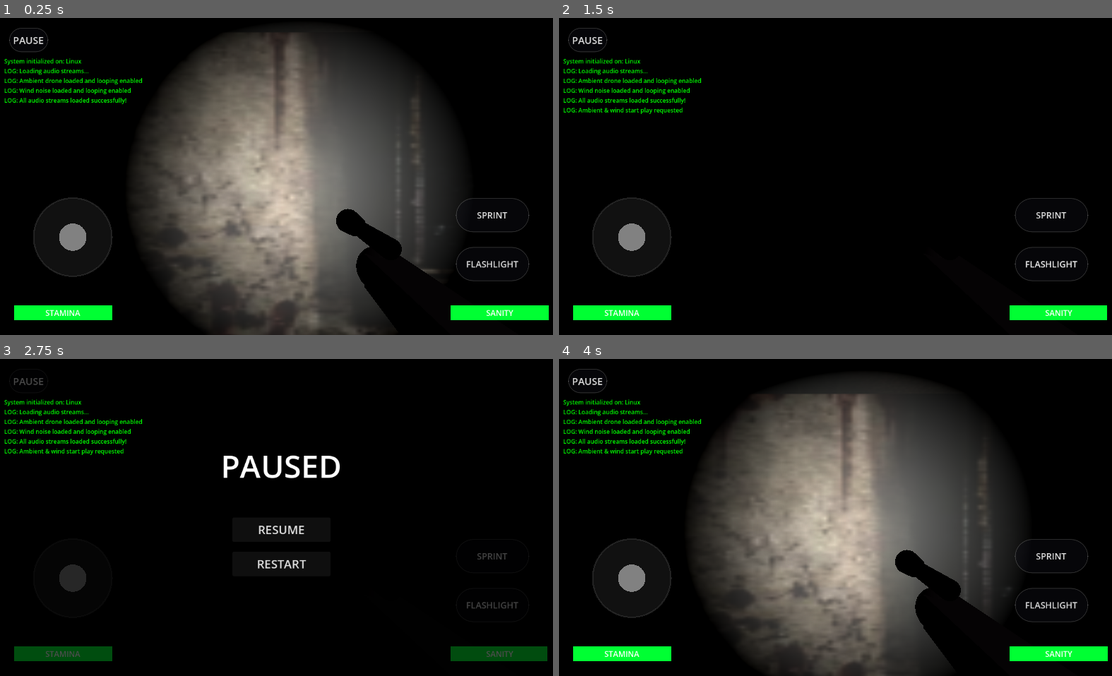
Above: before the commit, frames 1-4 (two rows, left to right).
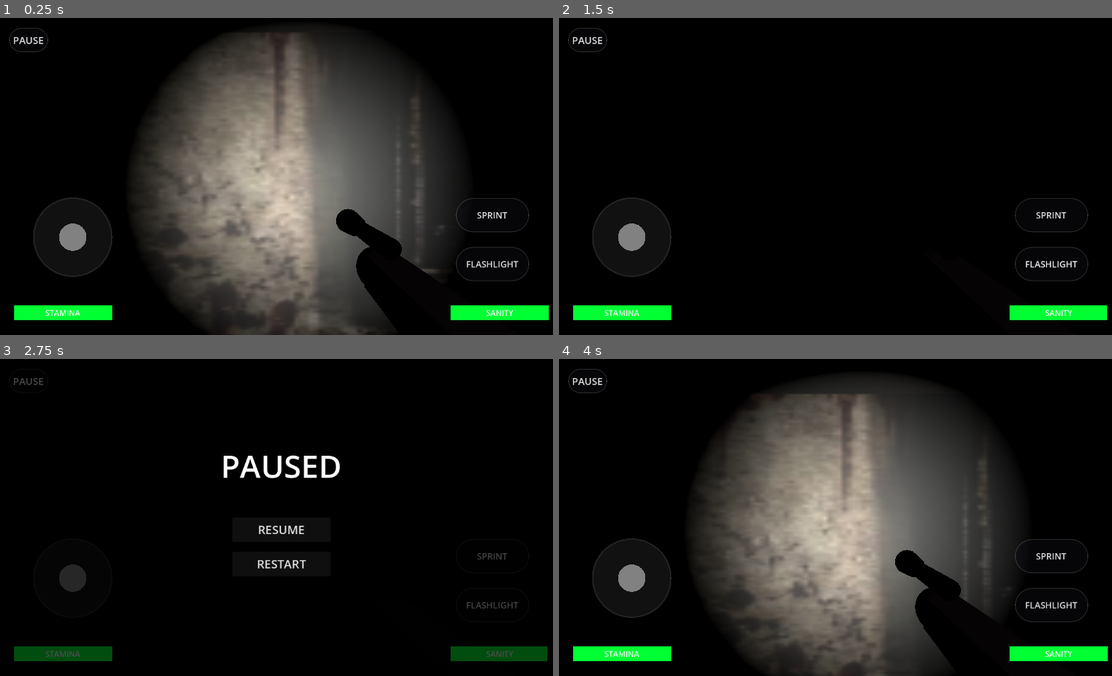
Above: after the commit, the same moments.

Repository: vanam-hansika/escape-From-Monster
Game: Godot game, scene res://main.tscn
Two runs of this game, one before a commit and one after it. Both use one fixed random seed, a clock stepped at 60 frames per second and the inputs below.
Inputs (mouse positions are in pixels of both pictures, inside the frame that each line leads up to):
- Up to frame 1 (0.25 s): no input
- Up to frame 2 (1.5 s): click "SPRINT" at 0.5 s; click "FLASHLIGHT" at 1.25 s
- Up to frame 3 (2.75 s): click "PAUSE" at 2 s
- Up to frame 4 (4 s): click "RESTART" at 2.75 s; tap Enter at 3.5 s; move the mouse to (874, 517) at 3.52 s; hold W (move_forward) from 3.53 s (still down); tap Shift (sprint) at 3.6 s

The runs differ from the first frame. In frame 1, 0.9% of the frame differs, in the area x 0-26%, y 12-28%; in frame 2, 1.1%, in the area x 0-26%, y 12-31%; in frame 3, 1.1%; in frame 4, 1.1%.

Commit message:
Fix: loop ambient music via finished signal, remove green debug text, prevent double door sound

Diff:
--- a/UI.gd
+++ b/UI.gd
@@ -27,47 +27,8 @@
 		$HUD/PauseToggleButton.pressed.connect(toggle_pause)
 
 	setup_mobile_controls()
-	setup_debug_console()
 	call_deferred("find_player")
 
-var debug_label: Label = null
-var debug_scroll: ScrollContainer = null
-var log_lines: Array = []
-
-func setup_debug_console():
-	var canvas = CanvasLayer.new()
-	canvas.layer = 100
-	add_child(canvas)
-
-	debug_scroll = ScrollContainer.new()
-	debug_scroll.set_anchors_and_offsets_preset(Control.PRESET_TOP_LEFT)
-	debug_scroll.size = Vector2(400, 300)
-	debug_scroll.position = Vector2(10, 80)
-	debug_scroll.mouse_filter = Control.MOUSE_FILTER_IGNORE
-	canvas.add_child(debug_scroll)
-
-	debug_label = Label.new()
-	debug_label.text = "DEBUG CONSOLE LOADED...\n"
-	debug_label.add_theme_font_size_override("font_size", 12)
-	debug_label.add_theme_color_override("font_color", Color.GREEN)
-	debug_label.add_theme_color_override("font_outline_color", Color.BLACK)
-	debug_label.add_theme_constant_override("outline_size", 4)
-	debug_label.mouse_filter = Control.MOUSE_FILTER_IGNORE
-	debug_scroll.add_child(debug_label)
-
-	custom_log("System initialized on: " + OS.get_name())
-
-
-func custom_log(text: String):
-	log_lines.append(text)
-	if log_lines.size() > 40:
-		log_lines.remove_at(0)
-	if debug_label:
-		debug_label.text = "\n".join(log_lines)
-		# Scroll to bottom
-		await get_tree().process_frame
-		if debug_scroll:
-			debug_scroll.scroll_vertical = 99999
 
 
 var hand_sway_time = 0.0
--- a/audio_manager.gd
+++ b/audio_manager.gd
@@ -55,11 +55,19 @@
 
 func _start_ambient_after_load():
 	await get_tree().create_timer(0.3).timeout
-	var ui = get_tree().current_scene.get_node_or_null("UI")
-	if ui and ui.has_method("custom_log"): ui.custom_log("LOG: Ambient & wind start play requested")
 	if ambient_player.stream:
+		ambient_player.finished.connect(_on_ambient_finished)
 		ambient_player.play()
 	if wind_player.stream:
+		wind_player.finished.connect(_on_wind_finished)
+		wind_player.play()
+
+func _on_ambient_finished():
+	if ambient_player and is_instance_valid(ambient_player):
+		ambient_player.play()
+
+func _on_wind_finished():
+	if wind_player and is_instance_valid(wind_player):
 		wind_player.play()
 
 
@@ -154,14 +162,8 @@
 var win_stream: AudioStream
 
 func generate_audio_streams():
-	var ui = get_tree().current_scene.get_node_or_null("UI")
-	if ui and ui.has_method("custom_log"): ui.custom_log("LOG: Loading audio streams...")
-
 	ambient_player.stream = load("res://ambient_drone.wav")
-	if ambient_player.stream:
-		ambient_player.stream.loop_mode = AudioStreamWAV.LOOP_FORWARD
 	ambient_player.volume_db = -10.0
-	if ui and ui.has_method("custom_log"): ui.custom_log("LOG: Ambient drone loaded and looping enabled")
 
 	var peaceful_music_stream = load("res://peaceful music.mp3")
 	if peaceful_music_stream:
@@ -187,15 +189,11 @@
 		win_stream = win_s
 
 	wind_player.stream = load("res://wind_noise.wav")
-	if wind_player.stream:
-		wind_player.stream.loop_mode = AudioStreamWAV.LOOP_FORWARD
 	wind_player.volume_db = -18.0
-	if ui and ui.has_method("custom_log"): ui.custom_log("LOG: Wind noise loaded and looping enabled")
 
 	heartbeat_player.stream = load("res://heartbeat.wav")
 
 	jumpscare_stream = load("res://jumpscare_scream.wav")
-	if ui and ui.has_method("custom_log"): ui.custom_log("LOG: All audio streams loaded successfully!")
 
 
 func set_safe_mode(is_safe: bool):
@@ -209,12 +207,24 @@
 		create_tween().tween_property(wind_player, "volume_db", -18.0, 2.0)
 		create_tween().tween_property(safe_ambient_player, "volume_db", -80.0, 2.0)
 
+var _door_sound_cooldown: float = 0.0
+
+func _process(delta):
+	if _door_sound_cooldown > 0.0:
+		_door_sound_cooldown -= delta
+
 func play_door_open():
+	if _door_sound_cooldown > 0.0:
+		return
+	_door_sound_cooldown = 1.5
 	sfx_player.stream = door_open_stream
 	sfx_player.volume_db = 0.0
 	sfx_player.play()
 
 func play_door_close():
+	if _door_sound_cooldown > 0.0:
+		return
+	_door_sound_cooldown = 1.5
 	sfx_player.stream = door_close_stream
 	sfx_player.volume_db = 0.0
 	sfx_player.play()
